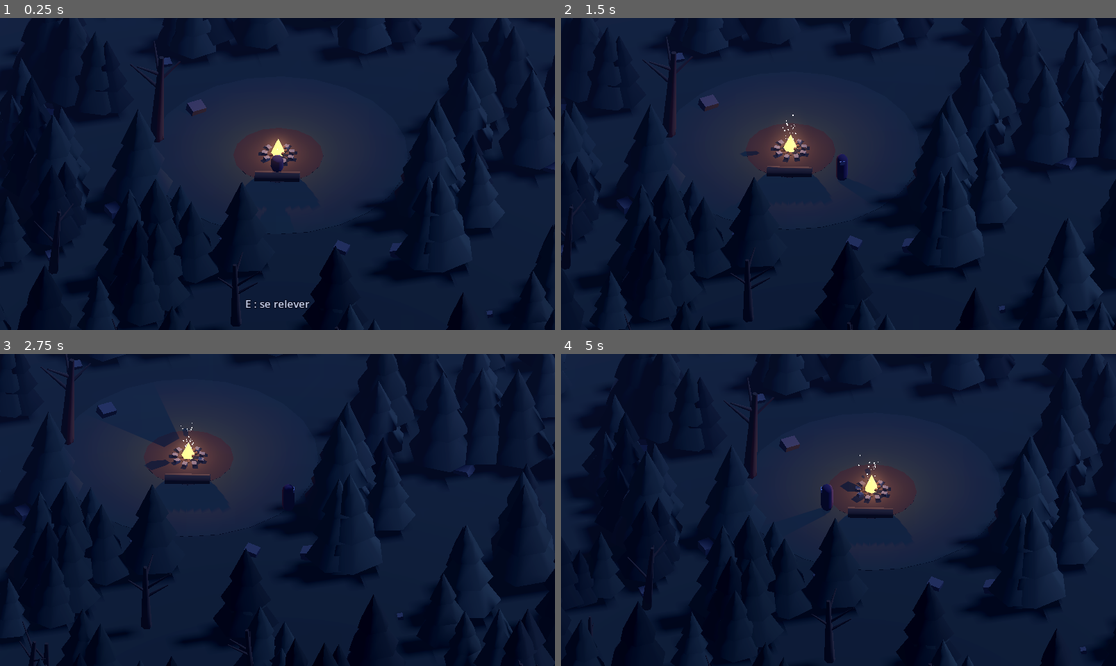
Above: before the commit, frames 1-4 (two rows, left to right).
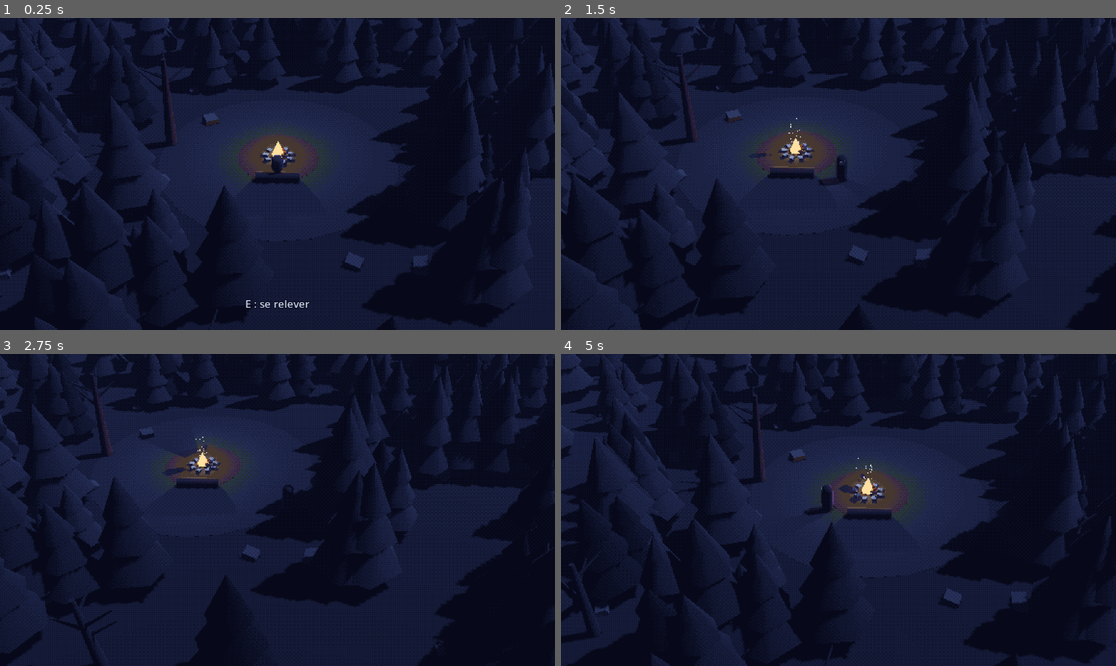
Above: after the commit, the same moments.

Repository: tomberardpro-tech/Dark-Fantasy
Game: Godot game, scene res://scenes/main.tscn
Two runs of this game, one before a commit and one after it. Both use one fixed random seed, a clock stepped at 60 frames per second and the inputs below.
Inputs (mouse positions are in pixels of both pictures, inside the frame that each line leads up to):
- Up to frame 1 (0.25 s): no input
- Up to frame 2 (1.5 s): tap Enter at 0.5 s; move the mouse to (960, 158) at 0.52 s; hold D (droite) 0.53-1.28 s; hold E (interagir) 0.53-1.28 s; click (960, 158) at 0.67 s; move the mouse to (727, 189) at 1.27 s; hold Down from 1.28 s (still down); tap Shift (courir) at 1.35 s; click (727, 189) at 1.42 s
- Up to frame 3 (2.75 s): tap E (interagir) at 1.55 s; move the mouse to (333, 441) at 2.02 s; release Down at 2.03 s; hold D (droite) from 2.03 s (still down); hold E (interagir) from 2.03 s (still down); click (333, 441) at 2.17 s
- Up to frame 4 (5 s): move the mouse to (810, 572) at 2.77 s; release D (droite) at 2.78 s; release E (interagir) at 2.78 s; hold W (avancer) 2.78-3.53 s; tap S (reculer) at 2.85 s; click (810, 572) at 2.92 s; tap E (interagir) at 3.05, 4.35 s; move the mouse to (1005, 556) at 3.52 s; hold E (interagir) 3.53-4.28 s; hold A (gauche) from 3.53 s (still down); tap Space (roulade) at 3.6 s; click (1005, 556) at 3.67 s; move the mouse to (672, 463) at 4.27 s; click (672, 463) at 4.42 s

The runs differ from the first frame. In frame 1, 28% of the frame differs, in the area x 0-100%, y 0-100%; in frame 2, 26%; in frame 3, 27%; in frame 4, 28%.

Commit message:
Étape 4 : effet pixel, palette commune et caméra en perspective
Le monde est calculé à demi-résolution puis agrandi sans lissage, et chaque
couleur est ramenée à la palette commune avec un léger tramage. F1 active ou
coupe la palette, F2 change la taille des pixels. La caméra garde l'angle de
la maquette mais passe en perspective pour donner de la profondeur.

Co-Authored-By: Claude Opus 5.5 <noreply@anthropic.com>

Diff:
--- a/scenes/main.tscn
+++ b/scenes/main.tscn
@@ -6,6 +6,13 @@
 [ext_resource type="Script" path="res://scripts/joueur.gd" id="4_joueur"]
 [ext_resource type="Script" path="res://scripts/tronc.gd" id="5_tronc"]
 [ext_resource type="Script" path="res://scripts/interface.gd" id="6_interface"]
+[ext_resource type="Script" path="res://scripts/rendu.gd" id="7_rendu"]
+[ext_resource type="Shader" path="res://shaders/palette.gdshader" id="8_palette"]
+
+[sub_resource type="ShaderMaterial" id="Material_palette"]
+shader = ExtResource("8_palette")
+shader_parameter/palette_active = true
+shader_parameter/tramage = 0.055
 
 [sub_resource type="Environment" id="Environment_nuit"]
 background_mode = 1
@@ -83,82 +90,98 @@
 albedo_color = Color(0.525, 0.588, 0.761, 1)
 roughness = 1.0
 
-[node name="Main" type="Node3D"]
+[node name="Main" type="Node"]
 
-[node name="Environnement" type="WorldEnvironment" parent="."]
+[node name="Rendu" type="SubViewportContainer" parent="."]
+texture_filter = 1
+material = SubResource("Material_palette")
+anchors_preset = 15
+anchor_right = 1.0
+anchor_bottom = 1.0
+grow_horizontal = 2
+grow_vertical = 2
+stretch = true
+stretch_shrink = 2
+script = ExtResource("7_rendu")
+
+[node name="Monde" type="SubViewport" parent="Rendu"]
+size = Vector2i(576, 324)
+render_target_update_mode = 4
+
+[node name="Environnement" type="WorldEnvironment" parent="Rendu/Monde"]
 environment = SubResource("Environment_nuit")
 
-[node name="ClairDeLune" type="DirectionalLight3D" parent="."]
+[node name="ClairDeLune" type="DirectionalLight3D" parent="Rendu/Monde"]
 rotation = Vector3(-0.8727, -0.5236, 0)
 light_color = Color(0.56, 0.64, 0.85, 1)
 light_energy = 0.6
 shadow_enabled = true
 
-[node name="Camera" type="Camera3D" parent="." node_paths=PackedStringArray("a_suivre")]
+[node name="Camera" type="Camera3D" parent="Rendu/Monde" node_paths=PackedStringArray("a_suivre")]
 current = true
 script = ExtResource("1_camera")
 a_suivre = NodePath("../Joueur")
 
-[node name="Sol" type="StaticBody3D" parent="."]
+[node name="Sol" type="StaticBody3D" parent="Rendu/Monde"]
 
-[node name="Apparence" type="MeshInstance3D" parent="Sol"]
+[node name="Apparence" type="MeshInstance3D" parent="Rendu/Monde/Sol"]
 mesh = SubResource("PlaneMesh_sol")
 material_override = SubResource("Material_sol")
 
-[node name="Forme" type="CollisionShape3D" parent="Sol"]
+[node name="Forme" type="CollisionShape3D" parent="Rendu/Monde/Sol"]
 shape = SubResource("Shape_sol")
 
-[node name="Clairiere" type="MeshInstance3D" parent="."]
+[node name="Clairiere" type="MeshInstance3D" parent="Rendu/Monde"]
 position = Vector3(0, 0.01, 0)
 mesh = SubResource("CylinderMesh_clairiere")
 material_override = SubResource("Material_clairiere")
 
-[node name="TerreAutourDuFeu" type="MeshInstance3D" parent="."]
+[node name="TerreAutourDuFeu" type="MeshInstance3D" parent="Rendu/Monde"]
 position = Vector3(0, 0.02, 0)
 mesh = SubResource("CylinderMesh_terre")
 material_override = SubResource("Material_terre")
 
-[node name="FeuDeCamp" type="Node3D" parent="."]
+[node name="FeuDeCamp" type="Node3D" parent="Rendu/Monde"]
 script = ExtResource("2_feu")
 
-[node name="Tronc" type="StaticBody3D" parent="."]
+[node name="Tronc" type="StaticBody3D" parent="Rendu/Monde"]
 position = Vector3(-1.7, 0, -1.7)
 rotation = Vector3(0, 0.7854, 0)
 script = ExtResource("5_tronc")
 
-[node name="Apparence" type="MeshInstance3D" parent="Tronc"]
+[node name="Apparence" type="MeshInstance3D" parent="Rendu/Monde/Tronc"]
 position = Vector3(0, 0.3, 0)
 rotation = Vector3(0, 0, 1.5708)
 mesh = SubResource("CylinderMesh_tronc")
 material_override = SubResource("Material_tronc")
 
-[node name="Forme" type="CollisionShape3D" parent="Tronc"]
+[node name="Forme" type="CollisionShape3D" parent="Rendu/Monde/Tronc"]
 position = Vector3(0, 0.3, 0)
 shape = SubResource("Shape_tronc")
 
-[node name="Joueur" type="CharacterBody3D" parent="." groups=["joueur"]]
+[node name="Joueur" type="CharacterBody3D" parent="Rendu/Monde" groups=["joueur"]]
 position = Vector3(-1.24, 0, -1.24)
 script = ExtResource("4_joueur")
 
-[node name="Forme" type="CollisionShape3D" parent="Joueur"]
+[node name="Forme" type="CollisionShape3D" parent="Rendu/Monde/Joueur"]
 position = Vector3(0, 0.9, 0)
 shape = SubResource("Shape_joueur")
 
-[node name="Visuel" type="Node3D" parent="Joueur"]
+[node name="Visuel" type="Node3D" parent="Rendu/Monde/Joueur"]
 
-[node name="Pivot" type="Node3D" parent="Joueur/Visuel"]
+[node name="Pivot" type="Node3D" parent="Rendu/Monde/Joueur/Visuel"]
 position = Vector3(0, 0.9, 0)
 
-[node name="Corps" type="MeshInstance3D" parent="Joueur/Visuel/Pivot"]
+[node name="Corps" type="MeshInstance3D" parent="Rendu/Monde/Joueur/Visuel/Pivot"]
 mesh = SubResource("CapsuleMesh_joueur")
 material_override = SubResource("Material_cape")
 
-[node name="Visage" type="MeshInstance3D" parent="Joueur/Visuel/Pivot"]
+[node name="Visage" type="MeshInstance3D" parent="Rendu/Monde/Joueur/Visuel/Pivot"]
 position = Vector3(0, 0.55, -0.3)
 mesh = SubResource("BoxMesh_visage")
 material_override = SubResource("Material_visage")
 
-[node name="Foret" type="Node3D" parent="."]
+[node name="Foret" type="Node3D" parent="Rendu/Monde"]
 script = ExtResource("3_foret")
 
 [node name="Interface" type="CanvasLayer" parent="." groups=["interface"]]
--- a/scripts/camera_iso.gd
+++ b/scripts/camera_iso.gd
@@ -1,6 +1,7 @@
 extends Camera3D
-## Caméra isométrique fixe (façon Diablo) : même angle que sur la maquette.
+## Caméra fixe vue de haut (façon Diablo) : même angle que sur la maquette.
 ## Elle suit doucement le personnage sans jamais tourner.
+## En perspective, ce qui est proche paraît plus grand : la scène a de la profondeur.
 
 ## Le personnage (ou l'objet) que la caméra suit.
 @export var a_suivre: Node3D
@@ -8,7 +9,11 @@
 @export var direction := Vector3(-19, 20, -18)
 ## Distance entre la caméra et la cible.
 @export var distance := 30.0
-## Taille de la zone visible : plus c'est grand, plus on voit loin (on « dézoome »).
+## Vraie perspective (profondeur) ou vue « plate » sans perspective.
+@export var perspective := true
+## Ouverture de l'objectif en perspective : petit = effet téléobjectif, grand = grand-angle.
+@export_range(10.0, 90.0) var champ_de_vision := 35.0
+## Taille de la zone visible en vue plate : plus c'est grand, plus on voit loin.
 @export var zoom := 18.0
 ## Rapidité avec laquelle la caméra rattrape le personnage.
 @export var douceur := 6.0
@@ -17,8 +22,12 @@
 
 
 func _ready() -> void:
-	projection = PROJECTION_ORTHOGONAL
-	size = zoom
+	if perspective:
+		projection = PROJECTION_PERSPECTIVE
+		fov = champ_de_vision
+	else:
+		projection = PROJECTION_ORTHOGONAL
+		size = zoom
 	if a_suivre:
 		_cible = a_suivre.global_position
 	_placer()
--- a/scripts/joueur.gd
+++ b/scripts/joueur.gd
@@ -23,14 +23,8 @@
 @onready var _pivot: Node3D = $Visuel/Pivot
 
 
-func _unhandled_input(event: InputEvent) -> void:
-	if event is InputEventMouseButton and event.button_index == MOUSE_BUTTON_LEFT:
-		_clic_maintenu = event.pressed
-		if event.pressed:
-			_viser_la_souris()
-
-
 func _physics_process(delta: float) -> void:
+	_clic_maintenu = Input.is_mouse_button_pressed(MOUSE_BUTTON_LEFT)
 	if not is_on_floor():
 		velocity += get_gravity() * delta
 
@@ -128,7 +122,11 @@
 	var camera := get_viewport().get_camera_3d()
 	if camera == null:
 		return
-	var souris := get_viewport().get_mouse_position()
+	# La souris est mesurée sur la fenêtre, puis ramenée à la taille du monde en pixels.
+	var souris := get_tree().root.get_mouse_position()
+	var conteneur := get_viewport().get_parent() as SubViewportContainer
+	if conteneur:
+		souris /= conteneur.stretch_shrink
 	var point: Variant = Plane(Vector3.UP, 0.0).intersects_ray(camera.project_ray_origin(souris), camera.project_ray_normal(souris))
 	if point != null:
 		_cible_clic = point
--- /dev/null
+++ b/scripts/rendu.gd
@@ -0,0 +1,25 @@
+extends SubViewportContainer
+## Effet « 3D pixel » : le monde est calculé en plus petit, puis agrandi sans lissage
+## (gros pixels nets), et la palette commune est appliquée par-dessus.
+## Pour comparer en jouant : F1 = palette oui/non, F2 = taille des pixels (1 à 4).
+
+## Taille d'un pixel du jeu, en pixels de l'écran (1 = pas d'effet pixel).
+@export_range(1, 8) var taille_pixels := 2
+
+
+func _ready() -> void:
+	stretch = true
+	stretch_shrink = taille_pixels
+	texture_filter = CanvasItem.TEXTURE_FILTER_NEAREST
+
+
+func _input(event: InputEvent) -> void:
+	if not (event is InputEventKey and event.pressed and not event.echo):
+		return
+	if event.physical_keycode == KEY_F1:
+		var mat := material as ShaderMaterial
+		if mat:
+			mat.set_shader_parameter("palette_active", not mat.get_shader_parameter("palette_active"))
+	elif event.physical_keycode == KEY_F2:
+		taille_pixels = taille_pixels % 4 + 1
+		stretch_shrink = taille_pixels
--- a/scripts/tronc.gd
+++ b/scripts/tronc.gd
@@ -19,21 +19,17 @@
 func _process(_delta: float) -> void:
 	if _joueur == null or _interface == null:
 		return
+	if Input.is_action_just_pressed("interagir"):
+		if _joueur.est_assis:
+			_joueur.se_relever()
+		elif _est_proche():
+			_joueur.asseoir(point_assise(), regard())
 	if _joueur.est_assis:
 		_interface.afficher("E : se relever")
 	elif _est_proche():
 		_interface.afficher("E : s'asseoir")
 	else:
 		_interface.cacher()
-
-
-func _unhandled_input(event: InputEvent) -> void:
-	if _joueur == null or not event.is_action_pressed("interagir"):
-		return
-	if _joueur.est_assis:
-		_joueur.se_relever()
-	elif _est_proche():
-		_joueur.asseoir(point_assise(), regard())
 
 
 ## L'endroit où se place le personnage assis : juste devant le tronc, côté feu.
--- /dev/null
+++ b/shaders/palette.gdshader
@@ -0,0 +1,67 @@
+shader_type canvas_item;
+// Palette commune : chaque pixel de l'image est ramené à la couleur la plus proche
+// de la palette du jeu (bleus nuit, violets, verts éteints, bois, feu, rouge maudit).
+// Un léger tramage (motif régulier de points) adoucit le passage entre deux couleurs.
+
+uniform bool palette_active = true;
+// Force du tramage : 0 = aucun, plus grand = plus visible.
+uniform float tramage = 0.055;
+
+const vec3 PALETTE[26] = vec3[26](
+	vec3(0.027, 0.035, 0.102), // #07091a nuit profonde
+	vec3(0.055, 0.071, 0.161), // #0e1229
+	vec3(0.086, 0.110, 0.227), // #161c3a
+	vec3(0.125, 0.157, 0.302), // #20284d
+	vec3(0.176, 0.220, 0.388), // #2d3863
+	vec3(0.247, 0.298, 0.494), // #3f4c7e
+	vec3(0.357, 0.416, 0.620), // #5b6a9e
+	vec3(0.525, 0.588, 0.761), // #8696c2 brume
+	vec3(0.765, 0.804, 0.902), // #c3cde6 lune
+	vec3(0.933, 0.941, 0.965), // #eef0f6
+	vec3(0.137, 0.102, 0.208), // #231a35 violets
+	vec3(0.227, 0.165, 0.322), // #3a2a52
+	vec3(0.353, 0.263, 0.467), // #5a4377
+	vec3(0.094, 0.129, 0.122), // #18211f végétation éteinte
+	vec3(0.149, 0.200, 0.184), // #26332f
+	vec3(0.227, 0.290, 0.263), // #3a4a43
+	vec3(0.337, 0.396, 0.357), // #56655b
+	vec3(0.165, 0.133, 0.122), // #2a221f bois et terre
+	vec3(0.275, 0.220, 0.188), // #463830
+	vec3(0.392, 0.329, 0.290), // #64544a
+	vec3(0.604, 0.294, 0.149), // #9a4b26 feu
+	vec3(0.816, 0.478, 0.208), // #d07a35
+	vec3(0.941, 0.678, 0.333), // #f0ad55
+	vec3(1.000, 0.878, 0.627), // #ffe0a0
+	vec3(0.369, 0.102, 0.141), // #5e1a24 rouge de la malédiction
+	vec3(0.690, 0.188, 0.227)  // #b0303a
+);
+
+float bayer2(vec2 a) {
+	a = floor(a);
+	return fract(a.x * 0.5 + a.y * a.y * 0.75);
+}
+
+float bayer4(vec2 a) {
+	return bayer2(0.5 * a) * 0.25 + bayer2(a);
+}
+
+void fragment() {
+	vec3 c = texture(TEXTURE, UV).rgb;
+	if (palette_active) {
+		// Le tramage suit les gros pixels du jeu, pas les pixels de l'écran.
+		vec2 pixel = floor(UV / TEXTURE_PIXEL_SIZE);
+		c += (bayer4(pixel) - 0.5) * tramage;
+		vec3 meilleure = PALETTE[0];
+		float ecart_min = 1e9;
+		for (int i = 0; i < 26; i++) {
+			vec3 d = c - PALETTE[i];
+			float ecart = dot(d * d, vec3(0.3, 0.59, 0.11));
+			if (ecart < ecart_min) {
+				ecart_min = ecart;
+				meilleure = PALETTE[i];
+			}
+		}
+		c = meilleure;
+	}
+	COLOR = vec4(c, 1.0);
+}
Not shown, added: scripts/rendu.gd.uid
Not shown, added: shaders/palette.gdshader.uid
Not shown, changed: CONTEXTE.md
